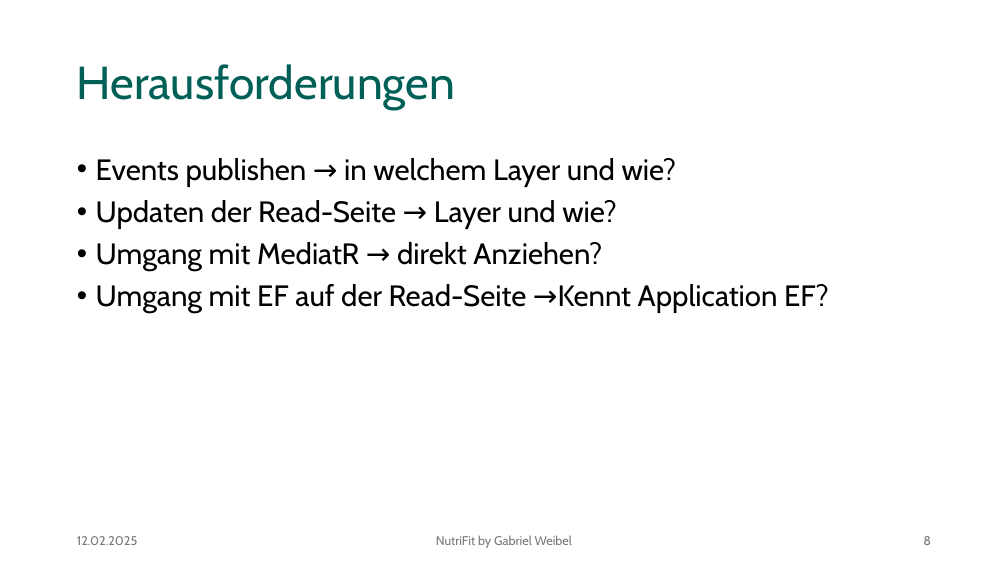
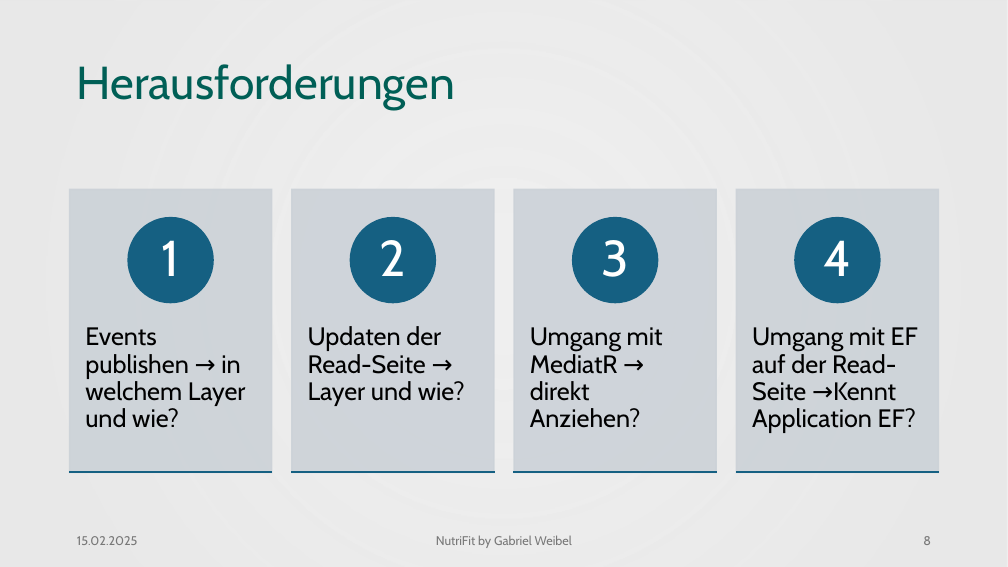
Before and after one commit to gaweCodes/NutriFit, a slide deck: slide 8 of docs/Vorstellung_NutriFit.pptx. Drawn at 1008x567 pixels with LibreOffice and Linux fonts; fonts in the diff are those of the drawing; background and template pictures are left out. Boxes give left, top, right and bottom in pixels: in the first picture for what was removed or moved away, otherwise in the second. Text is boxed around its words. In the diff, an @@ line names an element or a change of style, - is before the commit and + after.

```diff
--- a/docs/Vorstellung_NutriFit.pptx
+++ b/docs/Vorstellung_NutriFit.pptx
@@ rectangle added at (x1=0, y1=0, x2=1008, y2=567), fill gradient #E8E8E8 @@
@@ text removed at (x1=96, y1=158, x2=829, y2=314) @@
-• Events publishen → in welchem Layer und wie?
-• Updaten der Read-Seite → Layer und wie?
-• Umgang mit MediatR → direkt Anziehen?
-• Umgang mit EF auf der Read-Seite →Kennt Application EF?
@@ group added at (x1=70, y1=189, x2=938, y2=473): 8 rectangles, 8 texts, 4 ellipses @@
+Events publishen → in welchem Layer und wie?
+1
+Updaten der Read-Seite → Layer und wie?
+2
+Umgang mit MediatR → direkt Anziehen?
+3
+Umgang mit EF auf der Read-Seite →Kennt Application EF?
+4
@@ text at (x1=77, y1=536, x2=138, y2=545): text changed @@
-12.02.2025
+15.02.2025
@@ text "NutriFit by Gabriel Weibel" at (x1=436, y1=535, x2=572, y2=548): more space between paragraphs @@
@@ page number at (x1=923, y1=536, x2=931, y2=545): more space between paragraphs @@
```
Also in this commit, not shown: 8 other slides changed, 19 other files.
